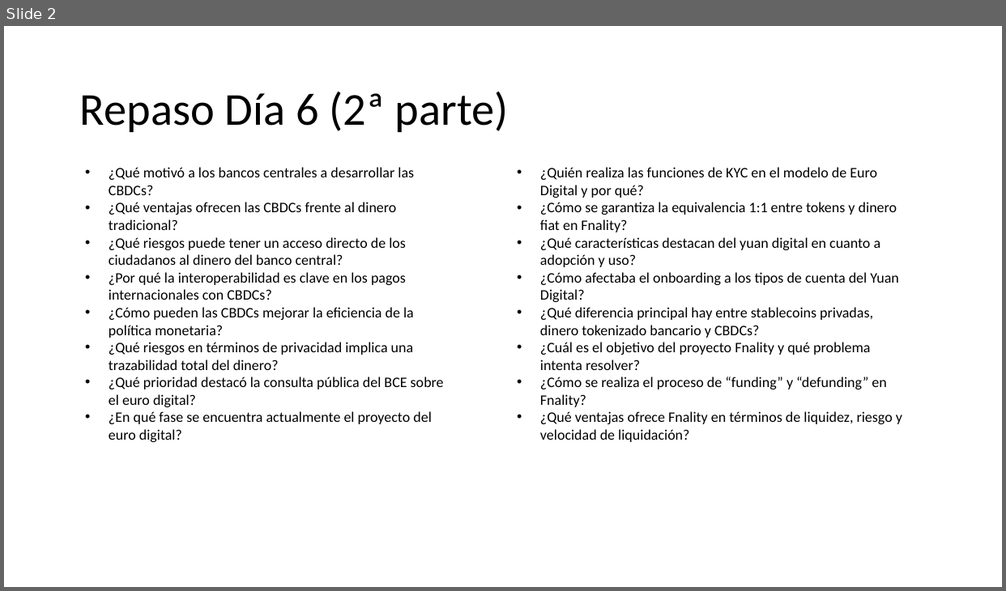
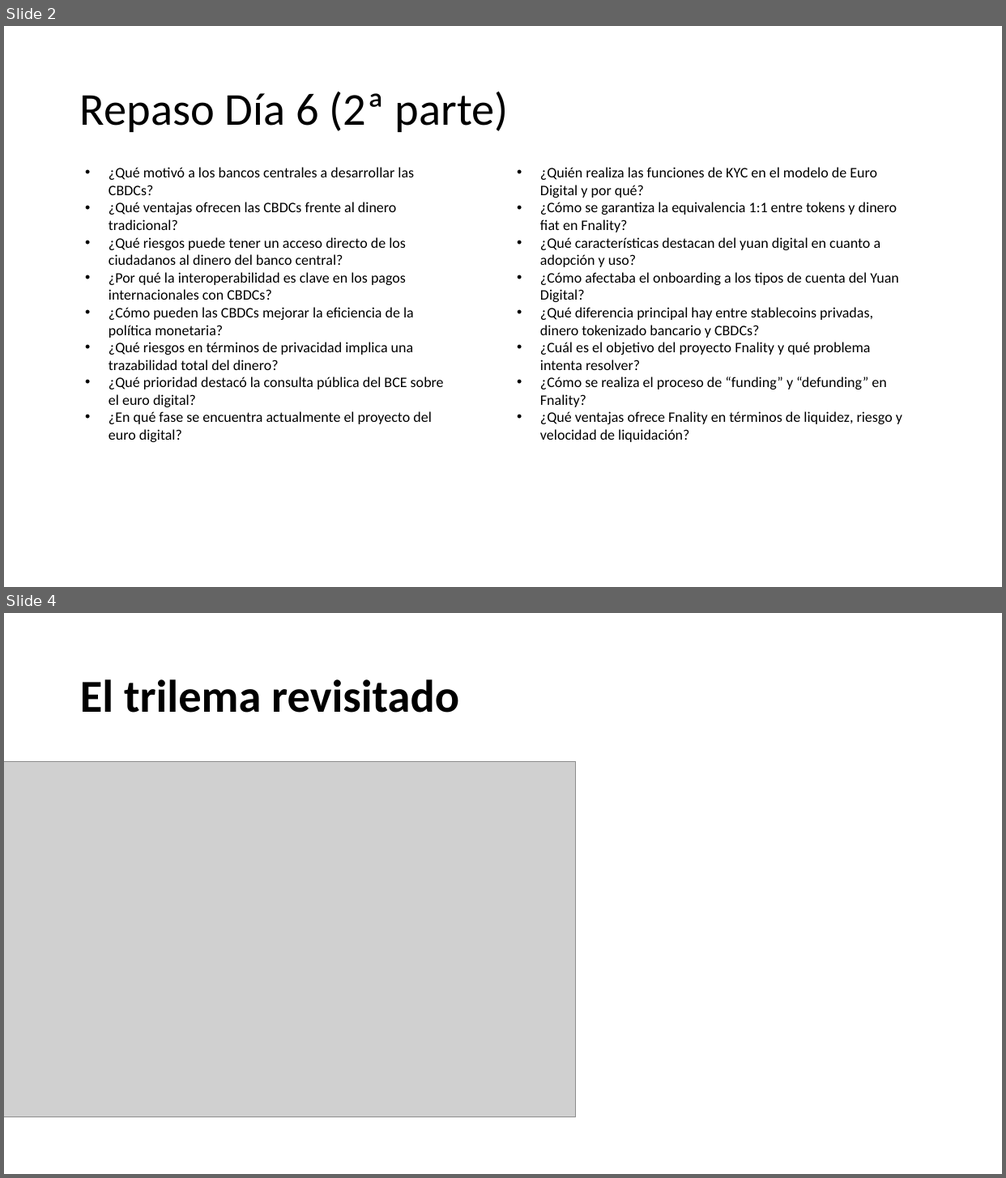
Before and after one commit to jjnieto/fabric, a slide deck: docs/slides/día_7.pptx. Shown one above the other, each under a label of ours: slide 2 before the commit, slides 2 and 4 after it; the slides between them are not shown. The pictures are 1006x591 and 1006x1178 pixels, drawn with LibreOffice and Linux fonts; fonts in the diff are those of the drawing; grey boxes stand for pictures. Boxes give left, top, right and bottom in pixels: in the first picture for what was removed or moved away, otherwise in the second. Text is boxed around its words. In the diff, an @@ line names an element or a change of style, - is before the commit and + after.

```diff
--- a/docs/slides/día_7.pptx
+++ b/docs/slides/día_7.pptx
@@ slide 4 added at box(4, 613, 1002, 1174), background #FFFFFF @@
@@ title added at box(80, 679, 459, 713), 44 pt, text #000000, bold @@
+El trilema revisitado
@@ picture added at box(4, 761, 576, 1118) @@
```
Also in this commit, not shown: 1 other slide added, 2 other files.
